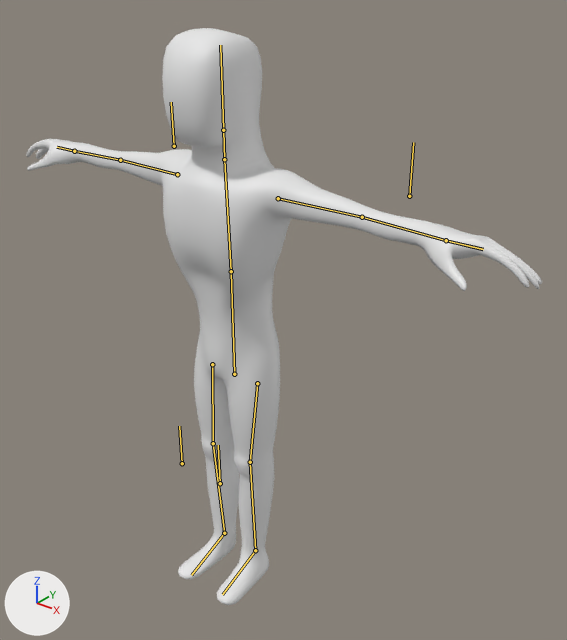
Before and after pictures for a commit that changed the Blender file Assets/Model/MorphedHumanDoll.blend.
The view is the same before and after, from a camera (50 mm lens) standing at (10.24, -11.08, 13.95) and looking at (0.83, 0.68, 6.66). The lights are fixed; the arrows at lower left show +X, +Y and +Z. The bones that bend it are drawn over the model as lines.

In view in the first picture: 'Base'.
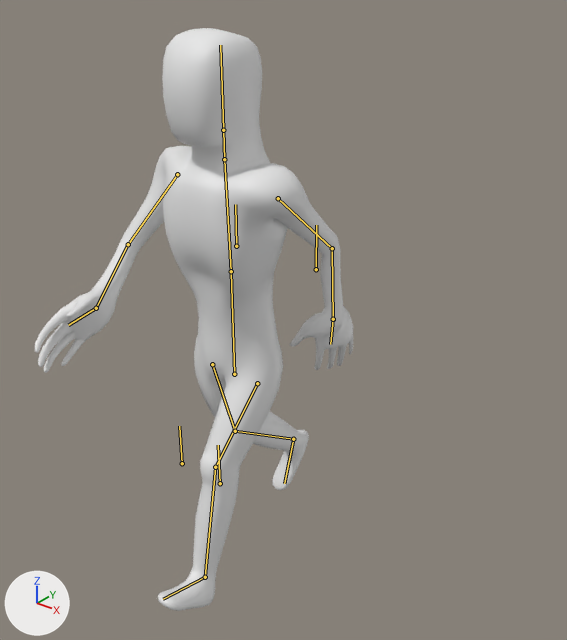
The newer file adds an action. The first version stands in its rest pose; the second is drawn at frame 109 of the action 'ArmatureAction'.

The change in detail:
Bone 'HandIK.L' (bone_handik_l) moves from (0.0, 0.0, 0.0) to (-1.28, -3.06, -2.83).
Bone 'HandIK.L' (bone_handik_l) turns from (0, 0, 0) to (-98, -2, -48) degrees about its own x, y and z.
Bone 'HandIK.R' (bone_handik_r) moves from (0.0, 0.0, 0.0) to (-2.22, -3.13, -2.27).
Bone 'HandIK.R' (bone_handik_r) turns from (0, 0, 0) to (-36, 64, 47) degrees about its own x, y and z.
Bone 'Elbow.L' (bone_elbow_l) moves from (0.0, 0.0, 0.0) to (-2.14, -2.04, 0.0).
Bone 'Elbow.R' (bone_elbow_r) moves from (0.0, 0.0, 0.0) to (1.89, -2.04, 0.0).
Bone 'FootIK.L' (bone_footik_l) moves from (0.0, 0.0, 0.0) to (0.0, 1.44, 1.07).
Bone 'FootIK.L' (bone_footik_l) turns from (0, 0, 0) to (36, 0, 0) degrees about its own x, y and z.
Bone 'FootIK.R' (bone_footik_r) moves from (0.0, 0.0, 0.0) to (0.0, -3.07, 0.19).
Bone 'FootIK.R' (bone_footik_r) turns from (0, 0, 0) to (-51, 0, 0) degrees about its own x, y and z.

Location of each change, [x1, y1, x2, y2] in pixels of the pictures (567 x 640 px):
'Base', posed (38% narrower): before [26, 28, 542, 605]; after [35, 28, 353, 611]
bone 'HandIK.L', root to tip: before (446, 240) to (483, 249); after (333, 319) to (330, 344)
bone 'HandIK.R', root to tip: before (74, 151) to (57, 147); after (96, 308) to (68, 325)
bone 'Elbow.L', root to tip: before (409, 196) to (413, 142); after (316, 269) to (316, 225)
bone 'Elbow.R', root to tip: before (174, 146) to (171, 102); after (236, 246) to (235, 204)
bone 'FootIK.L', root to tip: before (255, 550) to (222, 594); after (205, 577) to (163, 599)
bone 'FootIK.R', root to tip: before (224, 533) to (191, 575); after (293, 439) to (284, 483)
